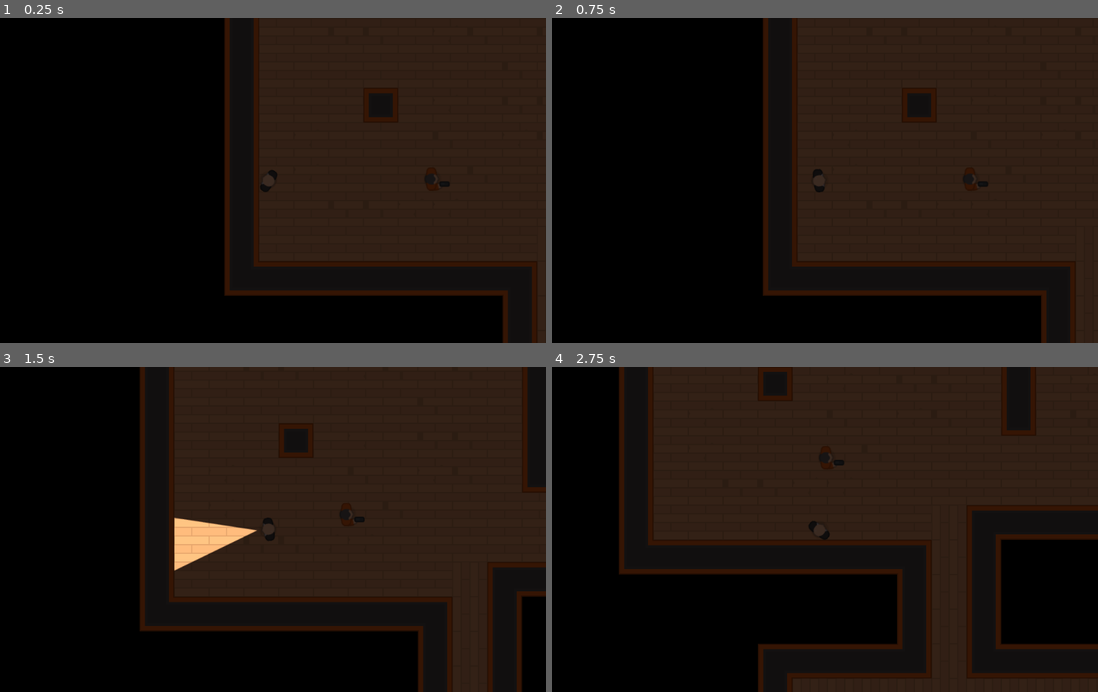
Above: before the commit, frames 1-4 (two rows, left to right).
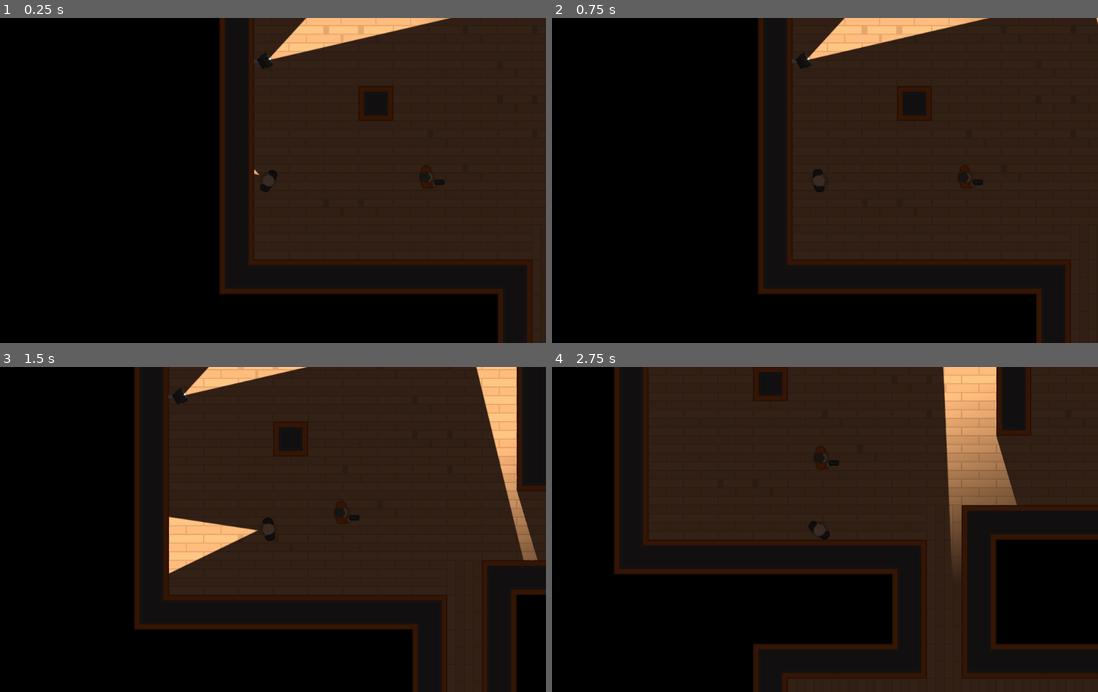
Above: after the commit, the same moments.

Repository: ColinJWright/HeistMeisters
Game: Godot game, scene res://Levels/TemplateLevel.tscn
The game is run twice, just before and just after one commit, with the same random seed, the same clock (stepped at 60 frames per second) and the same inputs.
Inputs (mouse positions are in pixels of both pictures, inside the frame that each line leads up to):
- Up to frame 1 (0.25 s): no input
- Up to frame 2 (0.75 s): tap Enter at 0.5 s; move the mouse to (939, 164) at 0.52 s; hold D (move_right) from 0.53 s (still down); click (939, 164) at 0.6 s
- Up to frame 3 (1.5 s): move the mouse to (158, 545) at 1.27 s; release D (move_right) at 1.28 s; hold S (move_down) from 1.28 s (still down); click (158, 545) at 1.35 s
- Up to frame 4 (2.75 s): move the mouse to (874, 458) at 2.02 s; release S (move_down) at 2.03 s; hold D (move_right) from 2.03 s (still down); click (874, 458) at 2.1 s

The runs differ from the first frame. In frame 1, 5.1% of the frame differs, in the area x 40-98%, y 0-100%; in frame 2, 5.3%; in frame 3, 8.3%; in frame 4, 8.7%, in the area x 11-88%, y 0-100%.

Commit message:
Lesson 48 complete. Added some animated Security Cameras

Diff:
--- /dev/null
+++ b/Characters/NPCs/SecurityCamera.tscn
@@ -0,0 +1,53 @@
+[gd_scene load_steps=6 format=2]
+
+[ext_resource path="res://GFX/PNG/Tiles/tile_536.png" type="Texture" id=1]
+[ext_resource path="res://GFX/PNG/Tiles/tile_463.png" type="Texture" id=2]
+[ext_resource path="res://Lightmaps/Torch.tscn" type="PackedScene" id=3]
+
+[sub_resource type="RectangleShape2D" id=1]
+
+[sub_resource type="Animation" id=2]
+resource_name = "CameraRotation"
+length = 12.0
+loop = true
+step = 1.0
+tracks/0/type = "value"
+tracks/0/path = NodePath(".:rotation_degrees")
+tracks/0/interp = 1
+tracks/0/loop_wrap = true
+tracks/0/imported = false
+tracks/0/enabled = true
+tracks/0/keys = {
+"times": PoolRealArray( 0, 2, 6, 8 ),
+"transitions": PoolRealArray( 1, 1, 1, 1 ),
+"update": 0,
+"values": [ -30.0, -30.0, 30.0, 30.0 ]
+}
+
+[node name="SecurityCamera" type="Node2D"]
+
+[node name="ArmSprite" type="Sprite" parent="."]
+scale = Vector2( 0.5, 0.5 )
+texture = ExtResource( 2 )
+
+[node name="SecurityCameraBody" type="KinematicBody2D" parent="."]
+position = Vector2( 5, 0 )
+__meta__ = {
+"_edit_group_": true
+}
+
+[node name="BodySprite" type="Sprite" parent="SecurityCameraBody"]
+rotation = 1.5708
+scale = Vector2( 0.5, 0.5 )
+texture = ExtResource( 1 )
+
+[node name="CollisionShape2D" type="CollisionShape2D" parent="SecurityCameraBody"]
+visible = false
+shape = SubResource( 1 )
+disabled = true
+
+[node name="Torch" parent="SecurityCameraBody" instance=ExtResource( 3 )]
+
+[node name="AnimationPlayer" type="AnimationPlayer" parent="SecurityCameraBody"]
+autoplay = "CameraRotation"
+anims/CameraRotation = SubResource( 2 )
--- a/Characters/Player.tscn
+++ b/Characters/Player.tscn
@@ -1,21 +1,22 @@
-[gd_scene load_steps=6 format=2]
+[gd_scene load_steps=5 format=2]
 
 [ext_resource path="res://Player.gd" type="Script" id=1]
 [ext_resource path="res://Characters/TemplateCharacter.tscn" type="PackedScene" id=2]
 [ext_resource path="res://GFX/PNG/Hitman 1/hitman1_stand.png" type="Texture" id=3]
 [ext_resource path="res://Lightmaps/Torch.tscn" type="PackedScene" id=4]
-[ext_resource path="res://Lightmaps/torchmap.png" type="Texture" id=5]
 
 [node name="Player" instance=ExtResource( 2 )]
+position = Vector2( 1.33867, 0.15749 )
 script = ExtResource( 1 )
 
 [node name="Sprite" parent="." index="0"]
 texture = ExtResource( 3 )
 
 [node name="CollisionShape2D" parent="." index="1"]
-position = Vector2( -1.66854, -0.667412 )
+position = Vector2( -1.90477, -0.273688 )
 
 [node name="Torch" parent="." index="2" instance=ExtResource( 4 )]
-position = Vector2( 14.3676, 0.226494 )
-texture = ExtResource( 5 )
-offset = Vector2( 320, 0 )
+position = Vector2( 13.2451, 0.0861856 )
+
+[node name="LightOccluder2D" parent="." index="3"]
+position = Vector2( 8.10348, -0.0443802 )
--- a/Levels/TemplateLevel.tscn
+++ b/Levels/TemplateLevel.tscn
@@ -1,8 +1,9 @@
-[gd_scene load_steps=4 format=2]
+[gd_scene load_steps=5 format=2]
 
 [ext_resource path="res://Tiles/tiles.tres" type="TileSet" id=1]
 [ext_resource path="res://Characters/Player.tscn" type="PackedScene" id=2]
 [ext_resource path="res://Characters/TemplateCharacter.tscn" type="PackedScene" id=3]
+[ext_resource path="res://Characters/NPCs/SecurityCamera.tscn" type="PackedScene" id=4]
 
 [node name="TemplateLevel" type="Node2D"]
 
@@ -12,7 +13,7 @@
 tile_data = PoolIntArray( 8, 2, 0, 9, 2, 2, 10, 2, 2, 11, 2, 2, 12, 2, 3, 13, 2, 2, 14, 2, 2, 15, 2, 2, 16, 2, 1, 65537 …(7479 unchanged characters)…
 
 [node name="Player" parent="TileMap" instance=ExtResource( 2 )]
-position = Vector2( 141.418, 491.248 )
+position = Vector2( 153.072, 494.426 )
 
 [node name="Camera2D" type="Camera2D" parent="TileMap/Player"]
 current = true
@@ -22,3 +23,16 @@
 
 [node name="TemplateCharacter" parent="." instance=ExtResource( 3 )]
 position = Vector2( 454.597, 488.271 )
+
+[node name="SecurityCameras" type="Node" parent="."]
+
+[node name="SecurityCamera" parent="SecurityCameras" instance=ExtResource( 4 )]
+position = Vector2( 142.819, 274.193 )
+
+[node name="SecurityCamera2" parent="SecurityCameras" instance=ExtResource( 4 )]
+position = Vector2( 659.826, 78.6971 )
+rotation = 1.55985
+
+[node name="SecurityCamera3" parent="SecurityCameras" instance=ExtResource( 4 )]
+position = Vector2( 842.404, 72.8467 )
+rotation = 0.768147
--- a/Lightmaps/Torch.tscn
+++ b/Lightmaps/Torch.tscn
@@ -1,4 +1,8 @@
-[gd_scene format=2]
+[gd_scene load_steps=2 format=2]
+
+[ext_resource path="res://Lightmaps/torchmap.png" type="Texture" id=1]
 
 [node name="Torch" type="Light2D"]
+texture = ExtResource( 1 )
+offset = Vector2( 320, 0 )
 shadow_enabled = true
Not shown: 3 places in Tiles/tiles.tres that only renumber resources
